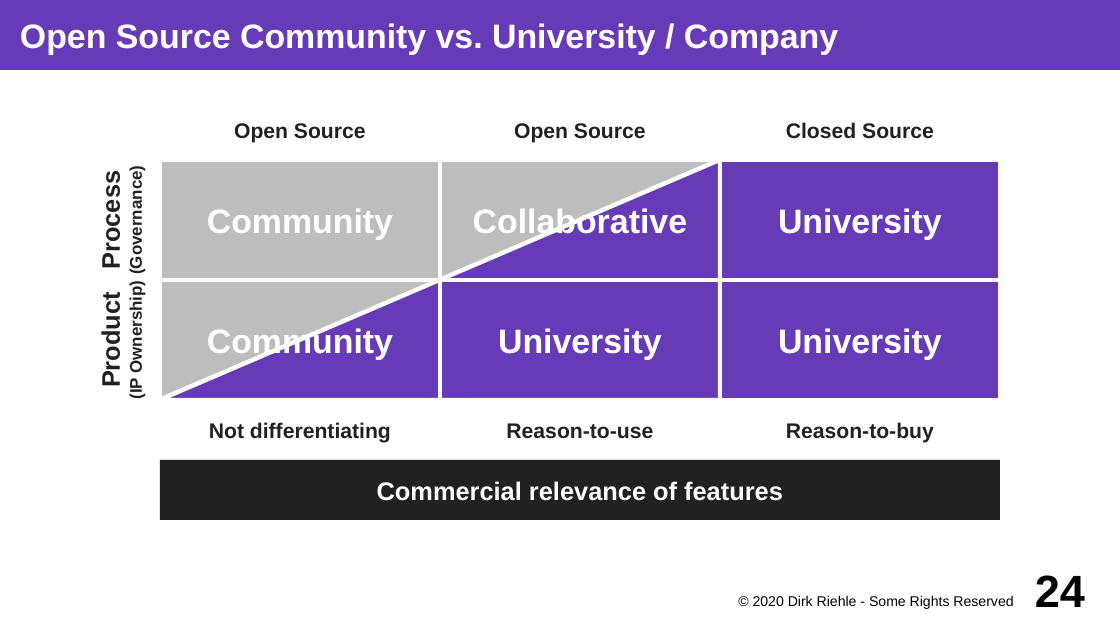
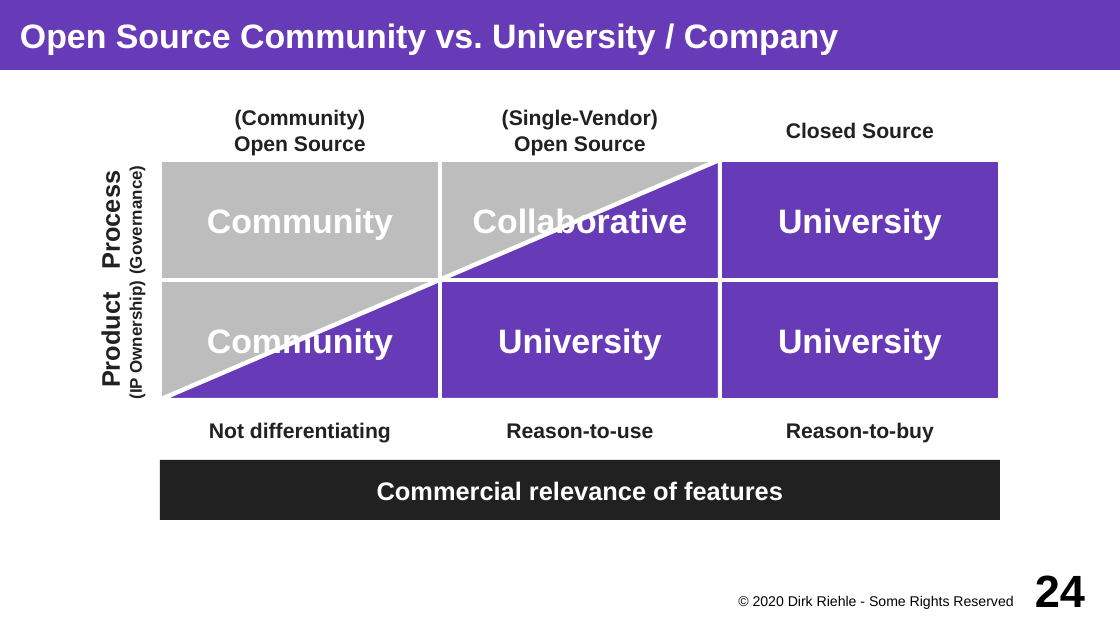
Before and after one commit to dirkriehle/coss-course, a slide deck: slide 24 of Lecture slides/COSS D02 - Research and Startup.odp. Drawn at 1120x630 pixels with LibreOffice and Linux fonts; fonts in the diff are those of the drawing. Boxes give left, top, right and bottom in pixels: in the first picture for what was removed or moved away, otherwise in the second. Text is boxed around its words. In the diff, an @@ line names an element or a change of style, - is before the commit and + after.

```diff
--- a/Lecture slides/COSS D02 - Research and Startup.odp
+++ b/Lecture slides/COSS D02 - Research and Startup.odp
@@ text at bbox=[235, 109, 365, 130]: paragraph added @@
+(Community)
@@ text at bbox=[502, 109, 658, 130]: paragraph added @@
+(Single-Vendor)
```
Also in this commit, not shown: 3 other slides changed, 1 other file.
